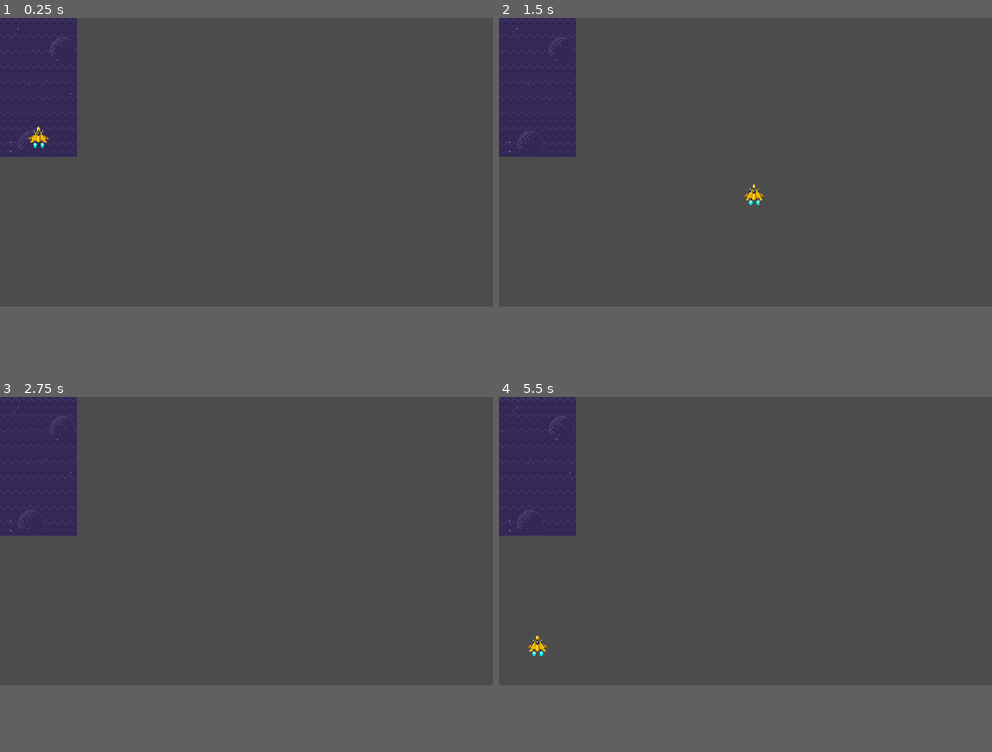
Above: before the commit, frames 1-4 (two rows, left to right).
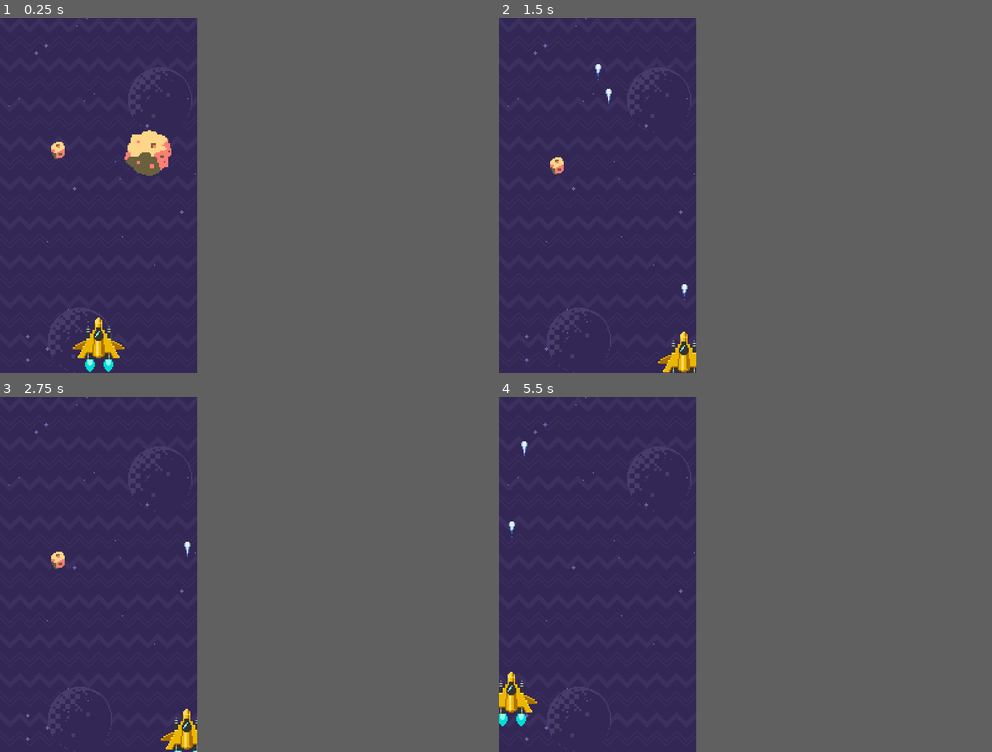
Above: after the commit, the same moments.

Repository: SrAquino/Physio_Games
Game: Godot game, scene res://Cenas/Jogo1.tscn
Two runs of this game, one before a commit and one after it. Both use one fixed random seed, a clock stepped at 60 frames per second and the inputs below.
Inputs:
- Up to frame 1 (0.25 s): no input
- Up to frame 2 (1.5 s): tap Enter (ui_accept) at 0.5, 0.6, 0.77, 1.07, 1.35 s; hold Right (ui_right) 0.53-1.28 s; hold Down (ui_down) from 1.28 s (still down)
- Up to frame 3 (2.75 s): tap Enter (ui_accept) at 1.52, 1.82, 2.1 s; release Down (ui_down) at 2.03 s; hold Right (ui_right) from 2.03 s (still down)
- Up to frame 4 (5.5 s): release Right (ui_right) at 2.78 s; hold Up (ui_up) 2.78-3.53 s; tap Enter (ui_accept) at 2.85, 3.02, 3.32, 3.6, 3.77, 4.07, 4.35, 4.52, 4.82, 5.1 s; hold Left (ui_left) 3.53-5.03 s; hold Down (ui_down) from 5.03 s (still down)
In our replay, the window is 800x468 before the commit and 320x576 after it. These sizes can differ from the game's own. Grey fills any space a smaller window leaves; there, only what the larger window draws over its background counts as a difference.

The runs differ from the first frame. In frame 1, 27% of the frame differs, in the area x 0-40%, y 0-100%; in frame 2, 27%; in frame 3, 27%; in frame 4, 27%.

Commit message:
feat: progresso no jogo 1

Diff:
--- a/Jogos/Cenas/Jogo1.tscn
+++ b/Jogos/Cenas/Jogo1.tscn
@@ -1,56 +1,18 @@
-[gd_scene load_steps=6 format=2]
+[gd_scene load_steps=4 format=2]
 
 [ext_resource path="res://Jogo1/sprites/background.png" type="Texture" id=1]
-[ext_resource path="res://Jogo1/sprites/player1.png" type="Texture" id=2]
-[ext_resource path="res://Scripts/Jogo1/Player.gd" type="Script" id=3]
-
-[sub_resource type="Animation" id=1]
-resource_name = "Fogo"
-length = 0.2
-loop = true
-tracks/0/type = "value"
-tracks/0/path = NodePath("Player1:frame")
-tracks/0/interp = 1
-tracks/0/loop_wrap = true
-tracks/0/imported = false
-tracks/0/enabled = true
-tracks/0/keys = {
-"times": PoolRealArray( 0, 0.1 ),
-"transitions": PoolRealArray( 1, 1 ),
-"update": 1,
-"values": [ 0, 1 ]
-}
-
-[sub_resource type="Animation" id=2]
-length = 0.001
-tracks/0/type = "value"
-tracks/0/path = NodePath("Player1:frame")
-tracks/0/interp = 1
-tracks/0/loop_wrap = true
-tracks/0/imported = false
-tracks/0/enabled = true
-tracks/0/keys = {
-"times": PoolRealArray( 0 ),
-"transitions": PoolRealArray( 1 ),
-"update": 0,
-"values": [ 0 ]
-}
+[ext_resource path="res://Scripts/Jogo1/Init.gd" type="Script" id=2]
+[ext_resource path="res://Jogo1/Cenas/asteroide.tscn" type="PackedScene" id=4]
 
 [node name="Jogo1" type="Node2D"]
+script = ExtResource( 2 )
 
 [node name="Background" type="Sprite" parent="."]
 texture = ExtResource( 1 )
 centered = false
 
-[node name="Player" type="Node2D" parent="."]
-position = Vector2( 80, 250 )
-script = ExtResource( 3 )
+[node name="Asteroide" parent="." instance=ExtResource( 4 )]
+position = Vector2( 47, 105 )
 
-[node name="Player1" type="Sprite" parent="Player"]
-texture = ExtResource( 2 )
-hframes = 2
-
-[node name="Animação" type="AnimationPlayer" parent="Player"]
-autoplay = "Fogo"
-anims/Fogo = SubResource( 1 )
-anims/RESET = SubResource( 2 )
+[node name="Asteroide2" parent="." instance=ExtResource( 4 )]
+position = Vector2( 120, 107 )
--- /dev/null
+++ b/Jogos/Jogo1/Cenas/asteroide.tscn
@@ -0,0 +1,49 @@
+[gd_scene load_steps=8 format=2]
+
+[ext_resource path="res://Jogo1/sprites/asteroids/asteroid-1.png" type="Texture" id=1]
+[ext_resource path="res://Scripts/Jogo1/Asteroide.gd" type="Script" id=2]
+[ext_resource path="res://Jogo1/sprites/asteroids/asteroid-3.png" type="Texture" id=3]
+[ext_resource path="res://Jogo1/sprites/asteroids/asteroid-4.png" type="Texture" id=4]
+[ext_resource path="res://Jogo1/sprites/asteroids/asteroid-2.png" type="Texture" id=5]
+[ext_resource path="res://Jogo1/sprites/asteroids/asteroid-5.png" type="Texture" id=6]
+
+[sub_resource type="CircleShape2D" id=1]
+resource_local_to_scene = true
+radius = 32.8628
+
+[node name="Asteroide" type="Node2D"]
+script = ExtResource( 2 )
+
+[node name="Area2D" type="Area2D" parent="."]
+collision_layer = 4
+collision_mask = 3
+
+[node name="CollisionShape2D" type="CollisionShape2D" parent="Area2D"]
+shape = SubResource( 1 )
+
+[node name="Asteroides" type="Node2D" parent="."]
+
+[node name="Asteroid-1" type="Sprite" parent="Asteroides"]
+scale = Vector2( 0.392367, 0.428883 )
+texture = ExtResource( 1 )
+
+[node name="Asteroid-2" type="Sprite" parent="Asteroides"]
+visible = false
+texture = ExtResource( 5 )
+
+[node name="Asteroid-3" type="Sprite" parent="Asteroides"]
+visible = false
+scale = Vector2( 0.473211, 0.776234 )
+texture = ExtResource( 3 )
+
+[node name="Asteroid-4" type="Sprite" parent="Asteroides"]
+visible = false
+scale = Vector2( 1.27811, 1.20506 )
+texture = ExtResource( 4 )
+
+[node name="Asteroid-5" type="Sprite" parent="Asteroides"]
+visible = false
+scale = Vector2( 1.70999, 1.51838 )
+texture = ExtResource( 6 )
+
+[connection signal="area_entered" from="Area2D" to="." method="_on_Area2D_area_entered"]
--- /dev/null
+++ b/Jogos/Jogo1/Cenas/player.tscn
@@ -0,0 +1,61 @@
+[gd_scene load_steps=5 format=2]
+
+[ext_resource path="res://Jogo1/sprites/player1.png" type="Texture" id=1]
+[ext_resource path="res://Scripts/Jogo1/Player.gd" type="Script" id=2]
+
+[sub_resource type="Animation" id=1]
+resource_name = "Fogo"
+length = 0.2
+loop = true
+tracks/0/type = "value"
+tracks/0/path = NodePath("Player1:frame")
+tracks/0/interp = 1
+tracks/0/loop_wrap = true
+tracks/0/imported = false
+tracks/0/enabled = true
+tracks/0/keys = {
+"times": PoolRealArray( 0, 0.1 ),
+"transitions": PoolRealArray( 1, 1 ),
+"update": 1,
+"values": [ 0, 1 ]
+}
+
+[sub_resource type="Animation" id=2]
+length = 0.001
+tracks/0/type = "value"
+tracks/0/path = NodePath("Player1:frame")
+tracks/0/interp = 1
+tracks/0/loop_wrap = true
+tracks/0/imported = false
+tracks/0/enabled = true
+tracks/0/keys = {
+"times": PoolRealArray( 0 ),
+"transitions": PoolRealArray( 1 ),
+"update": 0,
+"values": [ 0 ]
+}
+
+[node name="Player" type="Node2D"]
+script = ExtResource( 2 )
+
+[node name="Player1" type="Sprite" parent="."]
+texture = ExtResource( 1 )
+hframes = 2
+
+[node name="Animação" type="AnimationPlayer" parent="."]
+autoplay = "Fogo"
+anims/Fogo = SubResource( 1 )
+anims/RESET = SubResource( 2 )
+
+[node name="main_cannon" type="Position2D" parent="."]
+position = Vector2( 0, -30 )
+
+[node name="Area2D" type="Area2D" parent="."]
+collision_mask = 4
+
+[node name="CollisionPolygon2D" type="CollisionPolygon2D" parent="Area2D"]
+position = Vector2( -6, -1.51429 )
+scale = Vector2( 1, 1.03571 )
+polygon = PoolVector2Array( -15, 2.42759, 6, -22, 27, 2.42759, 23, 10.1517, -11, 10.1517 )
+
+[connection signal="area_entered" from="Area2D" to="." method="_on_Area2D_area_entered"]
--- /dev/null
+++ b/Jogos/Jogo1/Cenas/tiro.tscn
@@ -0,0 +1,56 @@
+[gd_scene load_steps=5 format=2]
+
+[ext_resource path="res://Jogo1/sprites/laser-bolts.png" type="Texture" id=1]
+[ext_resource path="res://Scripts/Jogo1/Tiro.gd" type="Script" id=2]
+
+[sub_resource type="Animation" id=2]
+resource_name = "Tiro"
+length = 0.2
+loop = true
+tracks/0/type = "value"
+tracks/0/path = NodePath("Laser-bolts:frame")
+tracks/0/interp = 1
+tracks/0/loop_wrap = true
+tracks/0/imported = false
+tracks/0/enabled = true
+tracks/0/keys = {
+"times": PoolRealArray( 0, 0.1 ),
+"transitions": PoolRealArray( 1, 1 ),
+"update": 1,
+"values": [ 2, 3 ]
+}
+
+[sub_resource type="RectangleShape2D" id=3]
+extents = Vector2( 2.58038, 2.05548 )
+
+[node name="Tiro" type="Node2D" groups=["Tiros"]]
+position = Vector2( -0.5, 0 )
+script = ExtResource( 2 )
+__meta__ = {
+"_edit_group_": true
+}
+
+[node name="Laser-bolts" type="Sprite" parent="."]
+texture = ExtResource( 1 )
+hframes = 2
+vframes = 2
+frame = 2
+
+[node name="VisibilityNotifier2D" type="VisibilityNotifier2D" parent="."]
+position = Vector2( 0, -30 )
+scale = Vector2( 0.251089, 0.208423 )
+
+[node name="AnimationPlayer" type="AnimationPlayer" parent="."]
+autoplay = "Tiro"
+anims/Tiro = SubResource( 2 )
+
+[node name="Area2D" type="Area2D" parent="."]
+collision_layer = 2
+collision_mask = 4
+
+[node name="CollisionShape2D" type="CollisionShape2D" parent="Area2D"]
+position = Vector2( 0.5, -4 )
+shape = SubResource( 3 )
+
+[connection signal="screen_exited" from="VisibilityNotifier2D" to="." method="_on_VisibilityNotifier2D_screen_exited"]
+[connection signal="area_entered" from="Area2D" to="." method="_on_Area2D_area_entered"]
--- /dev/null
+++ b/Jogos/Scripts/Jogo1/Asteroide.gd
@@ -0,0 +1,27 @@
+extends Node2D
+
+var speed = 10
+var escolhido = 0
+
+func _ready():
+	#Faz a função rand() ser diferete a cada inicio
+	randomize()
+
+	#Faz todos os asteróides ficarem invisíveis
+	for a in $Asteroides.get_children():
+		a.visible = false
+
+	#Escolhe um para ser o visivel
+	escolhido = (randi() % $Asteroides.get_child_count()) + 1
+	var node = get_node("Asteroides/Asteroid-"+str(escolhido))
+	node.visible = true
+
+	#Ajusta o shape do asteroide para o tamanho da textura escolhida
+	$Area2D/CollisionShape2D.shape.radius = (node.texture.get_width()/2)* node.scale.x
+
+
+func _process(delta):
+	translate(Vector2(0, 1) * speed * delta)
+
+func _on_Area2D_area_entered(area):
+	queue_free()
--- /dev/null
+++ b/Jogos/Scripts/Jogo1/Init.gd
@@ -0,0 +1,11 @@
+extends Node2D
+
+const pre_player = preload("res://Jogo1/Cenas/player.tscn")
+
+func _ready():
+	#Instancia o player na cena
+	var player = pre_player.instance()
+	call_deferred("add_child", player)
+
+#func _process(delta):
+#	pass
--- a/Jogos/Scripts/Jogo1/Player.gd
+++ b/Jogos/Scripts/Jogo1/Player.gd
@@ -1,20 +1,49 @@
 extends Node2D
 
-var speed = 10
+var speed = 100
+const pre_tiro = preload("res://Jogo1/Cenas/tiro.tscn")
 
 func _ready():
-	pass
+	#Inicia a nave no centro
+	global_position.x = 80
+	global_position.y = 267
 
 func _process(delta):
-	movePlayer_teclado()
-	pass
+	#Mantém a nave dentro do limite
+	limites_movimento()
 
-func movePlayer_teclado():
-	if Input.is_action_pressed("ui_left"):
-		translate(Vector2(-1,0)*speed)
-	if Input.is_action_pressed("ui_right"):
-		translate(Vector2(1,0)*speed)
-	if Input.is_action_pressed("ui_up"):
-		translate(Vector2(0,-1)*speed)
-	if Input.is_action_pressed("ui_down"):
-			translate(Vector2(0,1)*speed)
+	#Controla a nave pelo teclado
+	control_teclado(delta)
+
+func limites_movimento():
+	global_position.x = clamp(global_position.x, 10, 150)
+	global_position.y = clamp(global_position.y, 24, 277)
+
+func cadence():
+	if get_tree().get_nodes_in_group("Tiros").size() < 3:
+		return 1
+	else:
+		return 0
+
+func control_teclado(delta: float):
+	movePlayer_teclado(delta)
+	tiro_teclado()
+
+func tiro_teclado():
+	if Input.is_action_just_pressed("ui_accept"):
+		#Controla a cadência de tiros
+		if cadence() == 1:
+			var tiro = pre_tiro.instance()
+			get_parent().add_child(tiro)
+			tiro.global_position = $main_cannon.global_position
+
+func movePlayer_teclado(delta: float):
+	#Movimentações
+	translate(Vector2(Input.get_axis("ui_left","ui_right") * speed * delta, 0))
+	translate(Vector2(0,Input.get_axis("ui_up","ui_down") * speed * delta))
+
+
+
+
+func _on_Area2D_area_entered(area):
+	queue_free()
--- /dev/null
+++ b/Jogos/Scripts/Jogo1/Tiro.gd
@@ -0,0 +1,16 @@
+extends Node2D
+
+var speed = 200
+
+func _ready():
+	pass
+
+func _process(delta):
+	translate(Vector2(0, -1) * speed * delta)
+
+#Destrói o objeto quando sai da tela
+func _on_VisibilityNotifier2D_screen_exited():
+	queue_free()
+
+func _on_Area2D_area_entered(area):
+	queue_free()
--- a/Jogos/project.godot
+++ b/Jogos/project.godot
@@ -16,12 +16,22 @@
 
 [display]
 
+window/size/width=160
+window/size/height=288
+window/size/test_width=480
+window/size/test_height=864
 window/stretch/mode="2d"
 window/stretch/aspect="keep"
 
 [gui]
 
 common/drop_mouse_on_gui_input_disabled=true
+
+[layer_names]
+
+2d_physics/layer_1="Player"
+2d_physics/layer_2="Tiro"
+2d_physics/layer_3="Meteoro"
 
 [physics]
 
Binary file added: Jogos/Jogo1/sprites/laser-bolts.png
Not shown, added: Jogos/Jogo1/sprites/laser-bolts.png.import
